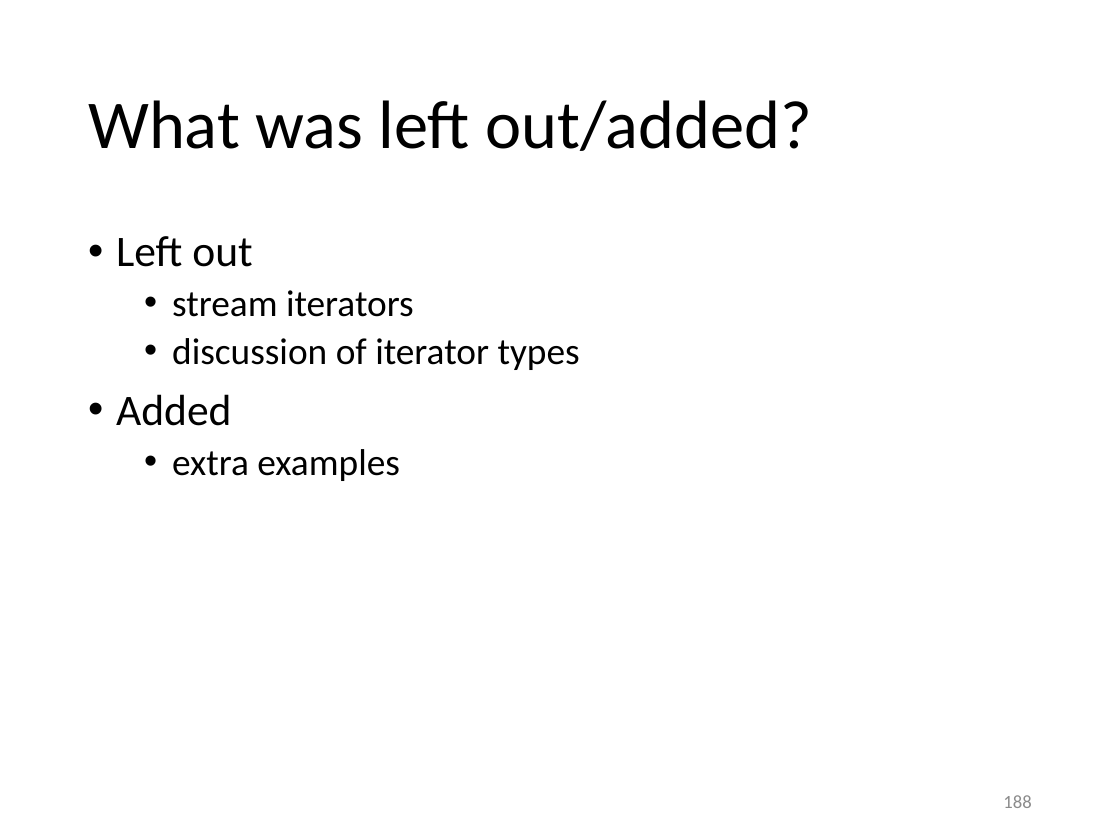
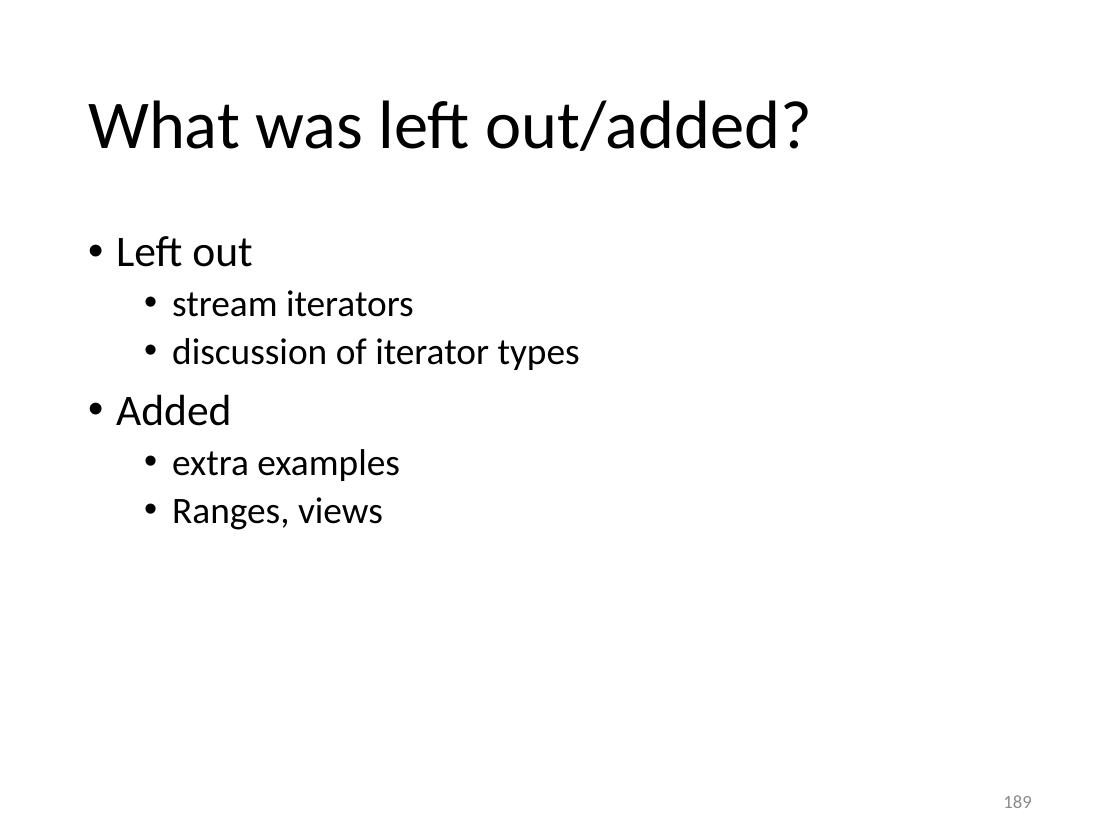
Before and after one commit to gjbex/Scientific-C-plus-plus, a slide deck: slide 189 of scientific_cpp.pptx (slide 188 before the commit). Drawn at 1120x840 pixels with LibreOffice and Linux fonts; fonts in the diff are those of the drawing. Boxes give left, top, right and bottom in pixels: in the first picture for what was removed or moved away, otherwise in the second. Text is boxed around its words. In the diff, an @@ line names an element or a change of style, - is before the commit and + after.

```diff
--- a/scientific_cpp.pptx
+++ b/scientific_cpp.pptx
@@ text at box(172, 497, 383, 530): paragraph added @@
+  • Ranges, views
@@ page number at box(1003, 795, 1031, 808): text changed @@
-188
+189
```
Also in this commit, not shown: 3 other slides changed, 1 slide added.
